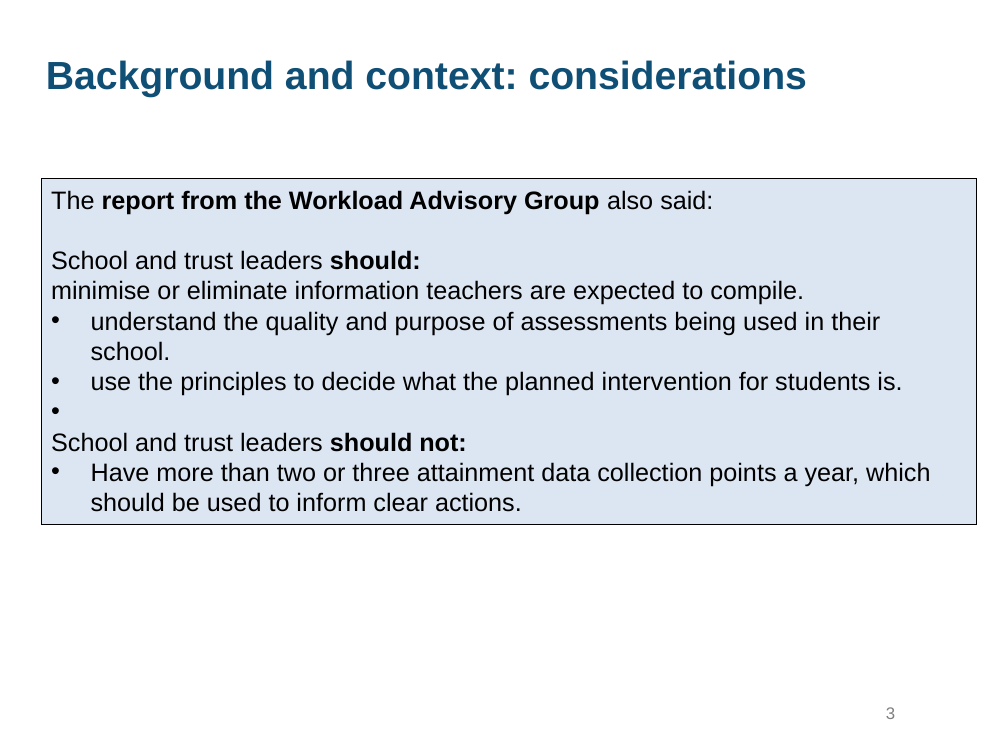
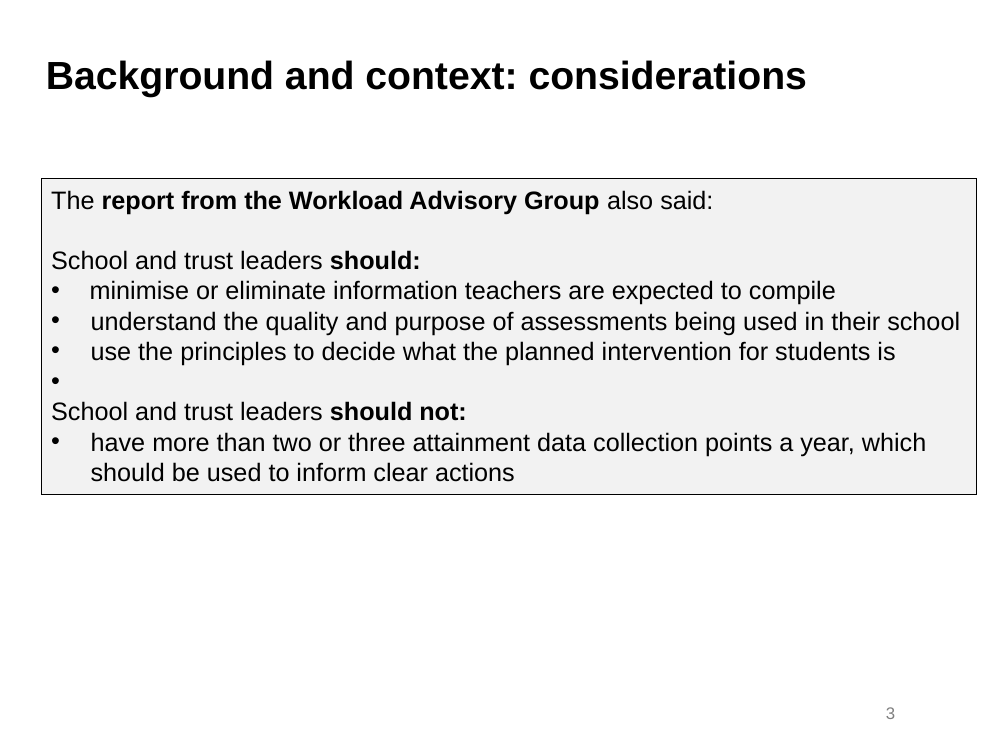
Before and after one commit to DFE-Digital/improve-workload-and-wellbeing-for-school-staff, a slide deck: slide 3 of content/assets/files/Review and streamline data management.odp. Drawn at 1008x756 pixels with LibreOffice and Linux fonts; fonts in the diff are those of the drawing. Boxes give left, top, right and bottom in pixels: in the first picture for what was removed or moved away, otherwise in the second. Text is boxed around its words. In the diff, an @@ line names an element or a change of style, - is before the commit and + after.

```diff
--- a/content/assets/files/Review and streamline data management.odp
+++ b/content/assets/files/Review and streamline data management.odp
@@ title "Background and context: considerations" at [46,60,807,97]: text colour #104F75 to #000000 @@
@@ rectangle "The report from the Workload ...": place and size @@
-rectangle "The report from the Workload ..." at [41,179,977,525]
+rectangle "The report from the Workload ..." at [41,179,977,495]
@@ rectangle "The report from the Workload ..." at [41,179,977,495]: fill #DCE6F2 to #F2F2F2 @@
@@ text in rectangle at [90,280,960,366]: text changed @@
-minimise or eliminate information teachers are expected to compile.
-• understand the quality and purpose of assessments being used in their school.
-• use the principles to decide what the planned intervention for students is.
+• minimise or eliminate information teachers are expected to compile
+• understand the quality and purpose of assessments being used in their school
+• use the principles to decide what the planned intervention for students is
@@ text in rectangle at [91,432,926,482]: text changed @@
-• Have more than two or three attainment data collection points a year, which should be used to inform clear actions.
+• have more than two or three attainment data collection points a year, which should be used to inform clear actions
```
Also in this commit, not shown: 8 other slides changed, 33 other files.
